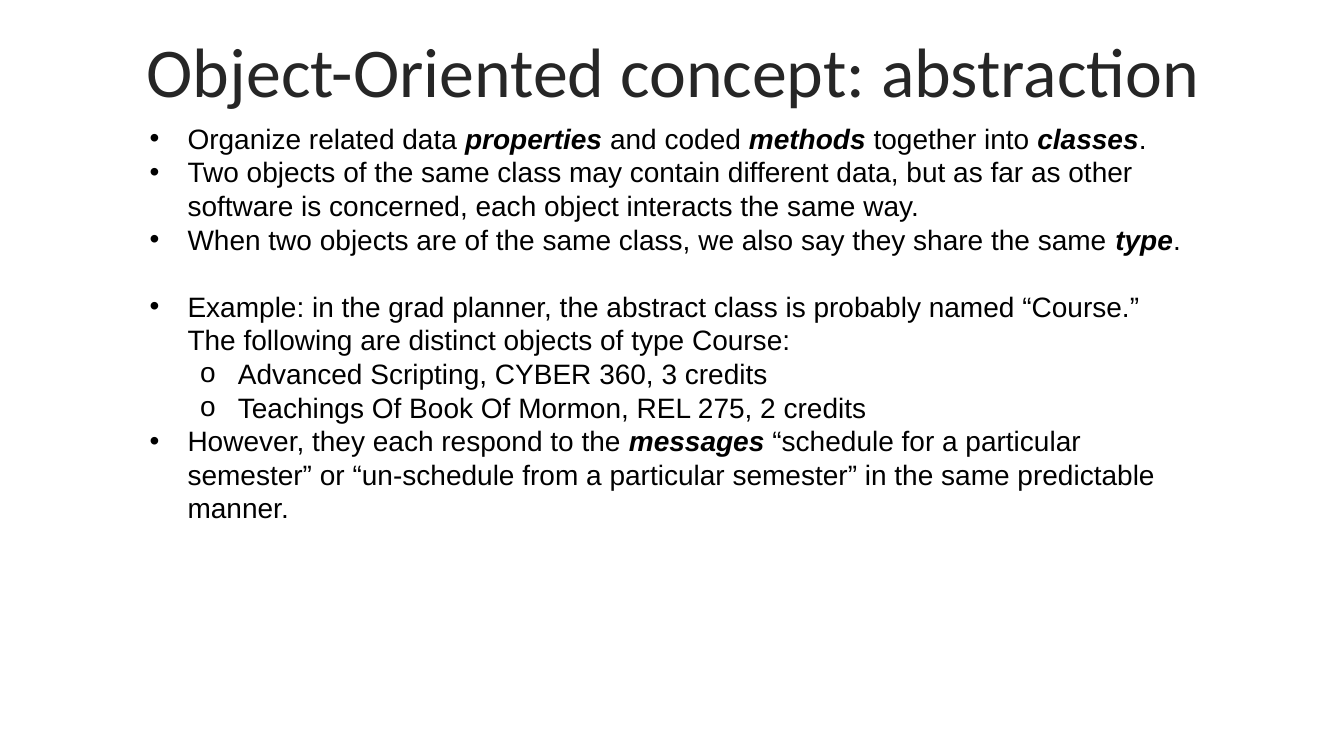
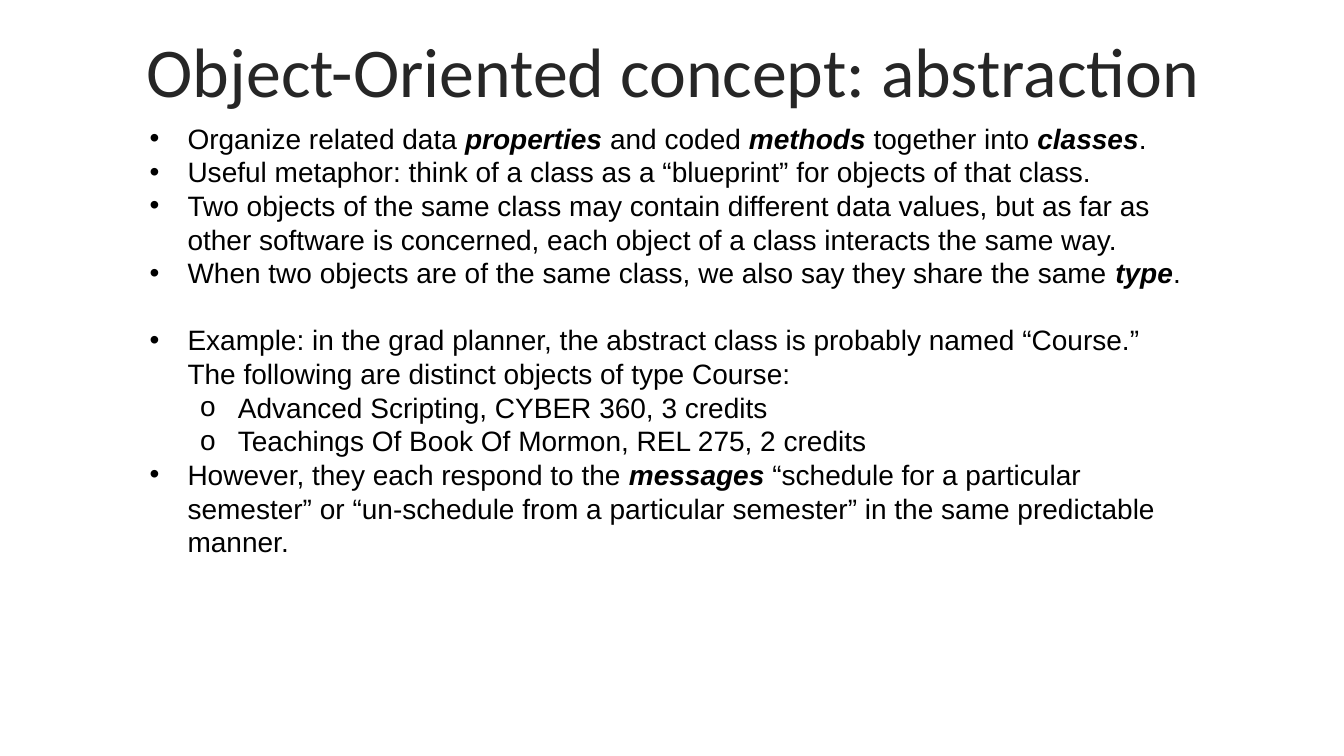
Before and after one commit to byui-cyber360/content, a slide deck: slide 3 of CYBER360-1.5-OO-Principles.pptx. Drawn at 1344x756 pixels with LibreOffice and Linux fonts; fonts in the diff are those of the drawing. Boxes give left, top, right and bottom in pixels: in the first picture for what was removed or moved away, otherwise in the second. Text is boxed around its words. In the diff, an @@ line names an element or a change of style, - is before the commit and + after.

```diff
--- a/CYBER360-1.5-OO-Principles.pptx
+++ b/CYBER360-1.5-OO-Principles.pptx
@@ text at [188, 161, 1150, 255]: text changed @@
-• Two objects of the same class may contain different data, but as far as other software is concerned, each object interacts the same way.
+• Useful metaphor: think of a class as a “blueprint” for objects of that class.
+• Two objects of the same class may contain different data values, but as far as other software is concerned, each object of a class interacts the same way.
```
Also in this commit, not shown: 6 other slides changed, 13 other files.
